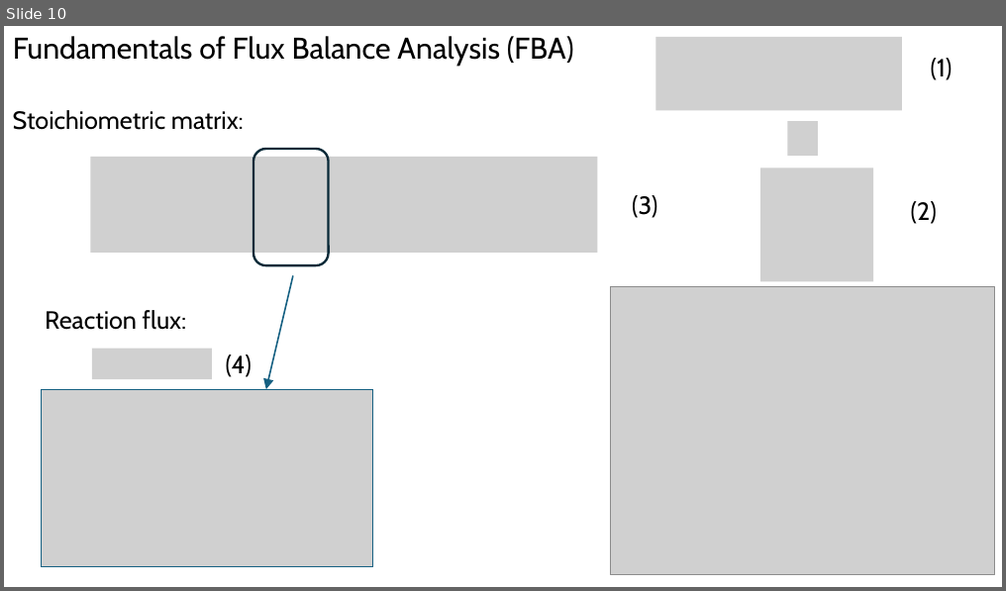
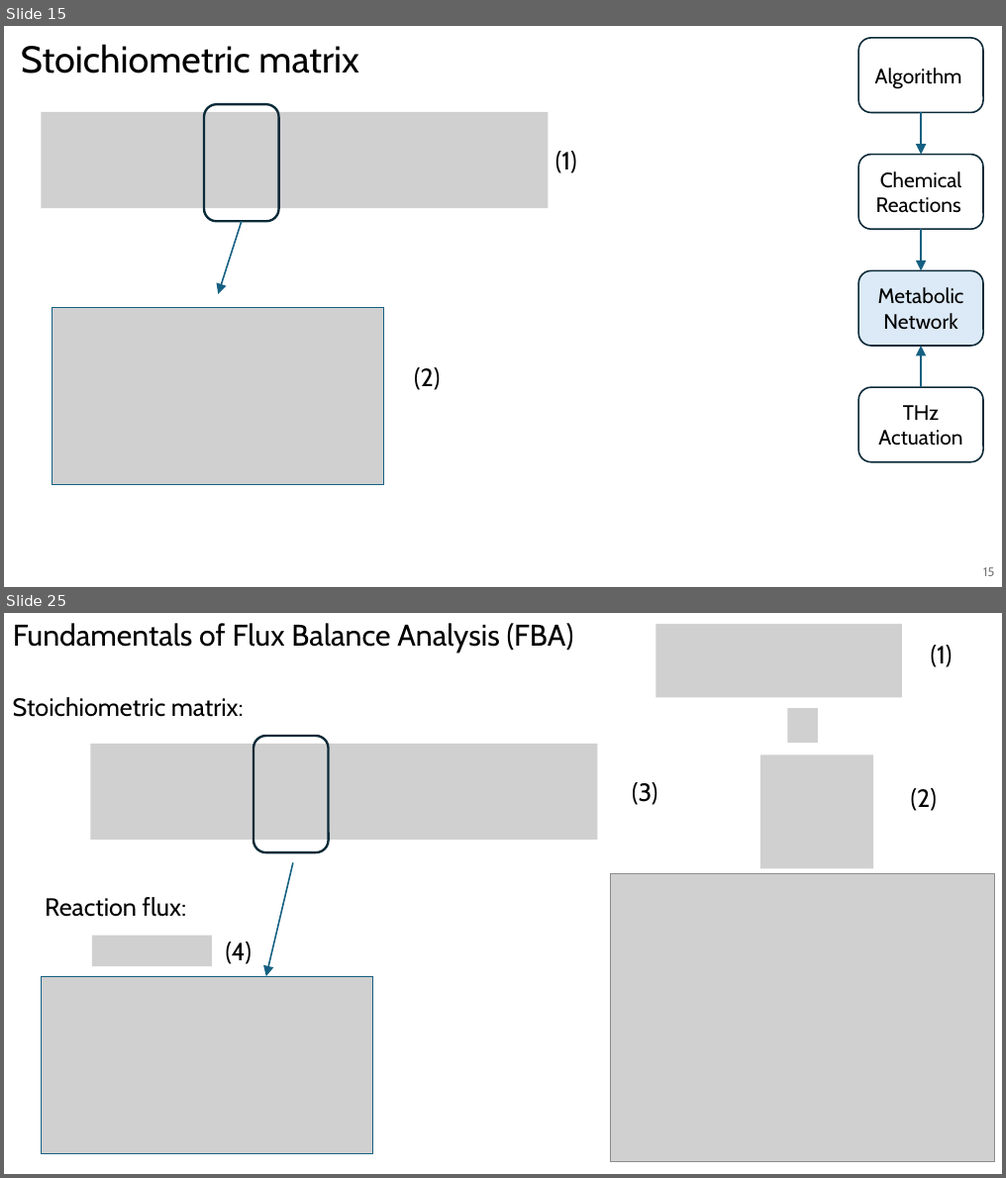
Before and after one commit to tkn-tub/bioelectrodynamics, a slide deck: slides/slides.pptx. Shown one above the other, each under a label of ours: slide 10 before the commit, slides 15 and 25 after it; the slides between them are not shown. The pictures are 1006x591 and 1006x1178 pixels, drawn with LibreOffice and Linux fonts; fonts in the diff are those of the drawing; grey boxes stand for pictures. Boxes give left, top, right and bottom in pixels: in the first picture for what was removed or moved away, otherwise in the second. Text is boxed around its words. In the diff, an @@ line names an element or a change of style, - is before the commit and + after.

```diff
--- a/slides/slides.pptx
+++ b/slides/slides.pptx
@@ slide 15 added at bbox=[4, 26, 1002, 587], background #FFFFFF @@
@@ title added at bbox=[21, 44, 359, 74], 36 pt, text #000000 @@
+Stoichiometric matrix
@@ rounded rectangle added at bbox=[859, 38, 984, 113], outline #092A39 1.5 pt, 20 pt, text #000000 @@
+Algorithm
@@ picture added at bbox=[41, 112, 548, 208] @@
@@ rounded rectangle added at bbox=[204, 104, 279, 221], outline #092A39 2.25 pt @@
@@ arrow added from (921, 113) to (921, 155), #156082 1.5 pt @@
@@ text added at bbox=[555, 151, 577, 174], 24 pt, text #000000 @@
+(1)
@@ rounded rectangle added at bbox=[859, 155, 984, 230], fill #FFFFFF, outline #092A39 1.5 pt, 20 pt, text #000000 @@
+Chemical Reactions
@@ arrow added from (242, 221) to (218, 294), #156082 1.5 pt @@
@@ arrow added from (921, 230) to (921, 271), #156082 1.5 pt @@
@@ rounded rectangle added at bbox=[859, 271, 984, 346], fill #DCEAF7, outline #092A39 1.5 pt, 20 pt, text #000000 @@
+Metabolic Network
@@ picture added at bbox=[53, 307, 384, 485] @@
@@ arrow added from (921, 387) to (921, 346), #156082 1.5 pt @@
@@ text added at bbox=[414, 368, 440, 390], 24 pt, text #000000 @@
+(2)
@@ rounded rectangle added at bbox=[859, 387, 984, 463], outline #092A39 1.5 pt, 20 pt, text #000000 @@
+THz Actuation
@@ page number added at bbox=[983, 568, 994, 576], 12 pt, text #797979 @@
+15
@@ what was slide 10 is now slide 25 @@
```
Also in this commit, not shown: 1 slide changed, 14 other slides added.
